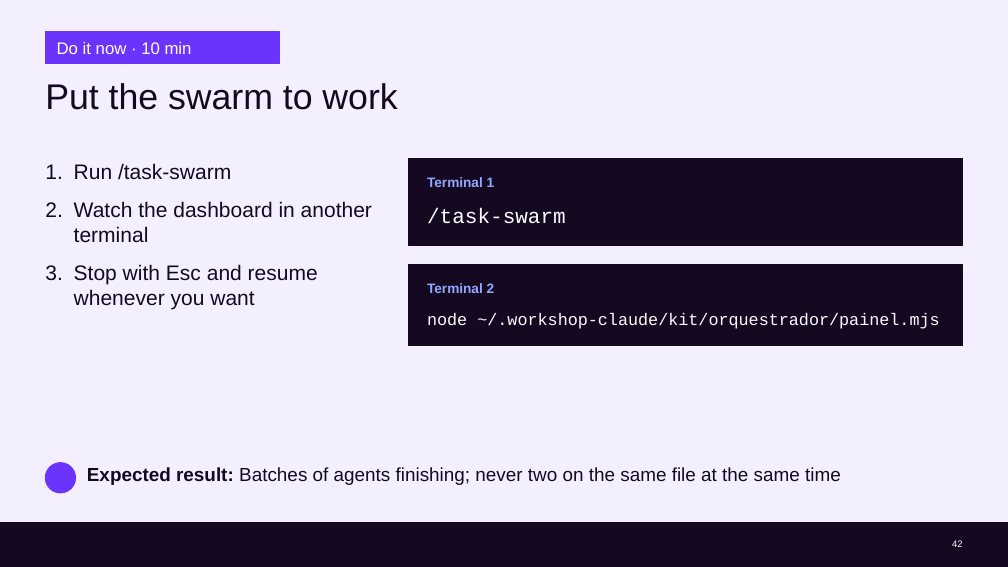
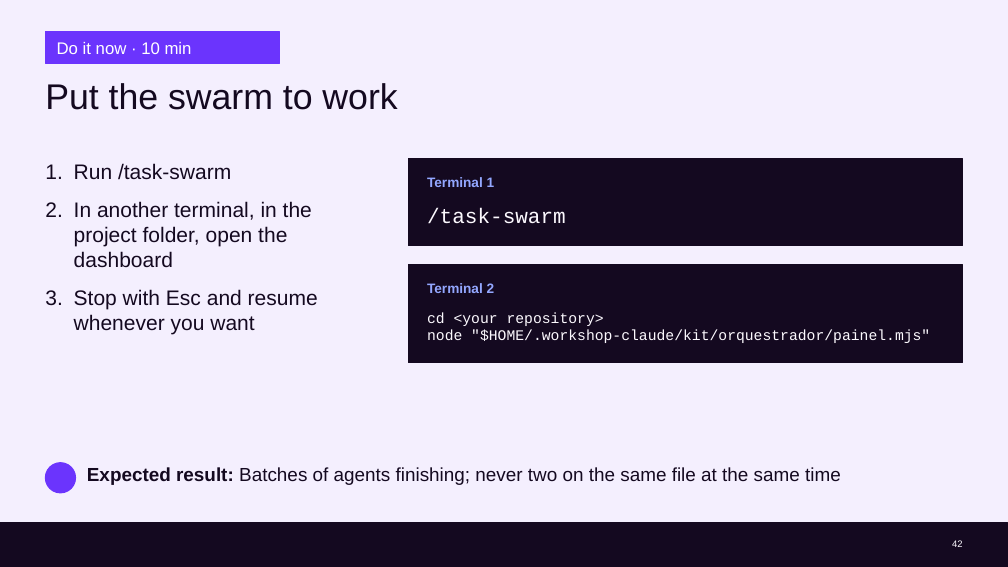
Before and after one commit to cx-guilherme-pinto/workshop-claude, a slide deck: slide 42 of slides/workshop.en.pptx. Drawn at 1008x567 pixels with LibreOffice and Linux fonts; fonts in the diff are those of the drawing; background and template pictures are left out. Boxes give left, top, right and bottom in pixels: in the first picture for what was removed or moved away, otherwise in the second. Text is boxed around its words. In the diff, an @@ line names an element or a change of style, - is before the commit and + after.

```diff
--- a/slides/workshop.en.pptx
+++ b/slides/workshop.en.pptx
@@ text at (74, 201, 312, 268): text changed @@
-2. Watch the dashboard in another terminal
+2. In another terminal, in the project folder, open the dashboard
@@ rectangle: place and size @@
-rectangle at (408, 265, 963, 346)
+rectangle at (408, 265, 963, 363)
@@ text at (427, 312, 930, 343): text changed; size 16 to 14 pt @@
-node ~/.workshop-claude/kit/orquestrador/painel.mjs
+cd <your repository>
+node "$HOME/.workshop-claude/kit/orquestrador/painel.mjs"
```
Also in this commit, not shown: 32 other slides changed, 12 other files.
